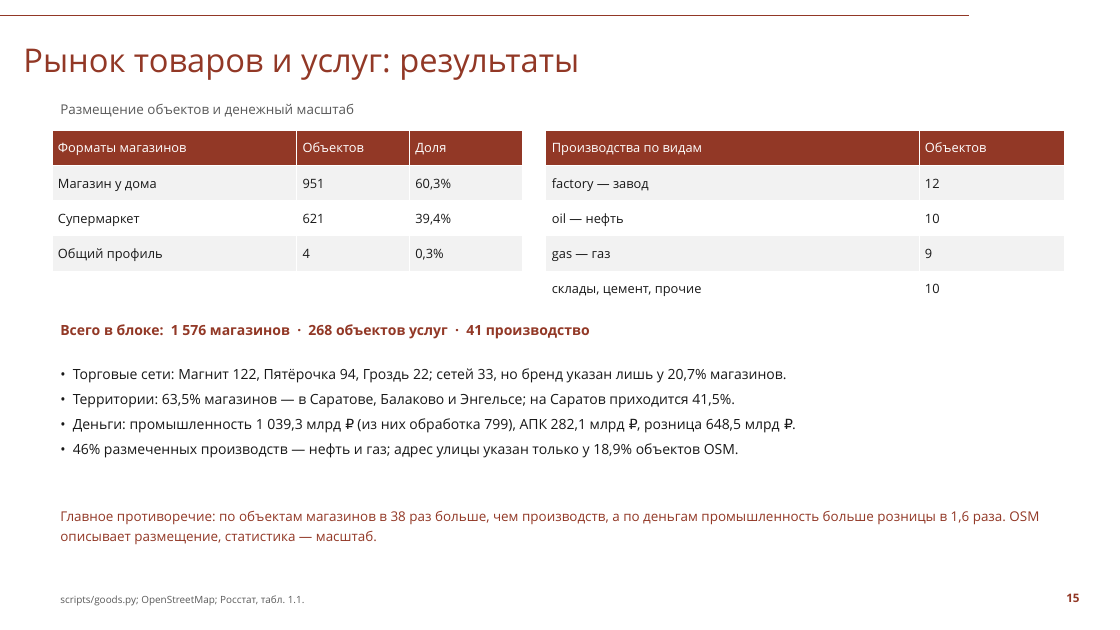
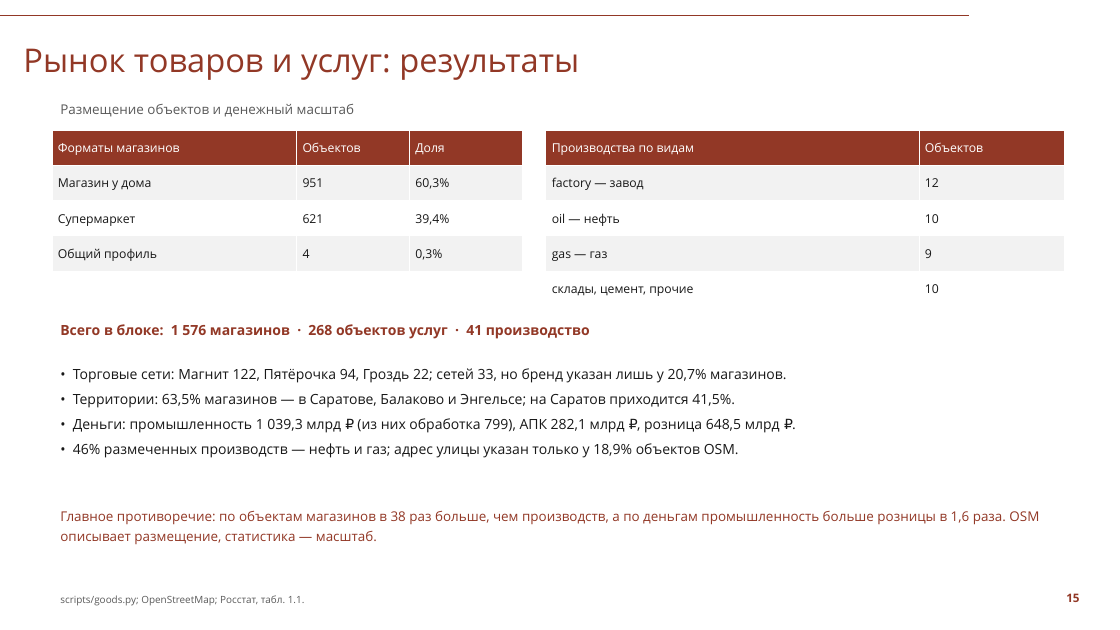
Before and after one commit to Seabas1/Analysis-of-regions, a slide deck: slide 15 of Саратовская_область_презентация_СПбГУ.pptx. Drawn at 1120x630 pixels with LibreOffice and Linux fonts; fonts in the diff are those of the drawing; background and template pictures are left out. Boxes give left, top, right and bottom in pixels: in the first picture for what was removed or moved away, otherwise in the second. Text is boxed around its words. In the diff, an @@ line names an element or a change of style, - is before the commit and + after.

```diff
--- a/Саратовская_область_презентация_СПбГУ.pptx
+++ b/Саратовская_область_презентация_СПбГУ.pptx
@@ table at (52, 130, 522, 271) @@
@@ size 11 to 10.5 pt @@
@@ table at (546, 130, 1065, 307) @@
@@ size 11 to 10.5 pt @@
```
Also in this commit, not shown: 4 other slides changed, 2 other files.
